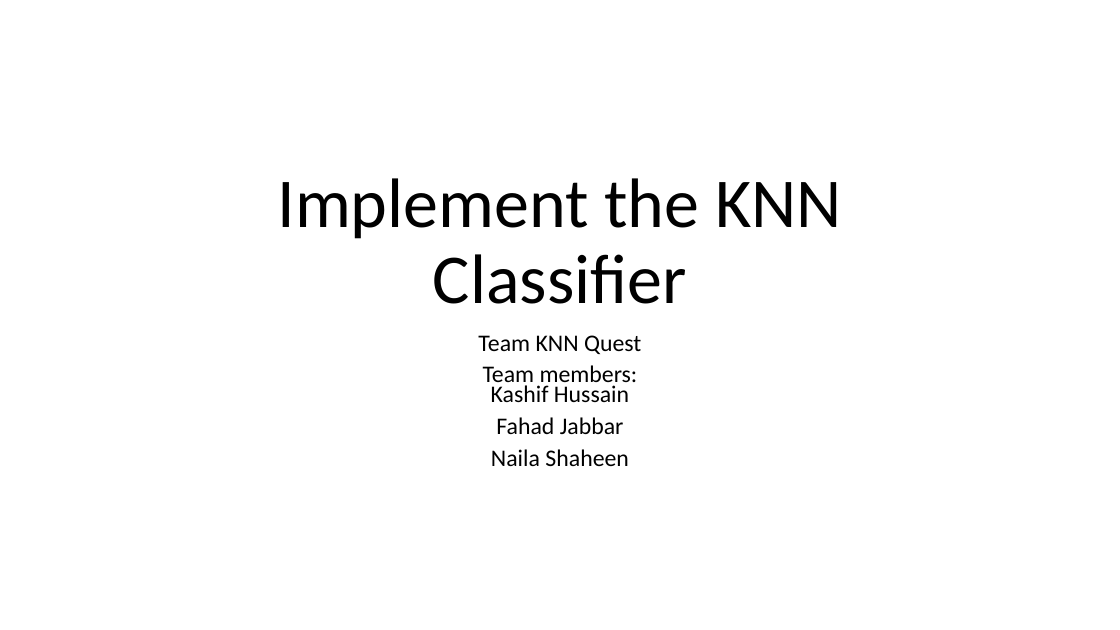
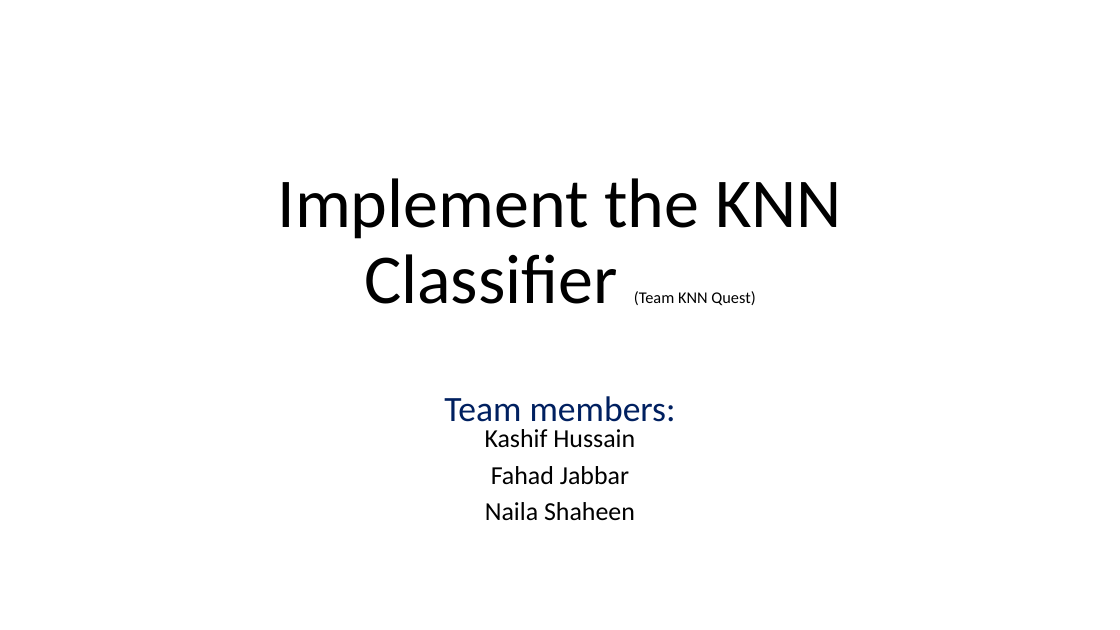
Before and after one commit to Fahad-Jabbar/neocortexapi, a slide deck: slide 1 of source/MySEProject/Documentation/Implement_the_KNN__Classifier_KNN_Quest.pptx. Drawn at 1120x630 pixels with LibreOffice and Linux fonts; fonts in the diff are those of the drawing. Boxes give left, top, right and bottom in pixels: in the first picture for what was removed or moved away, otherwise in the second. Text is boxed around its words. In the diff, an @@ line names an element or a change of style, - is before the commit and + after.

Commit message:
Adding group members details

```diff
--- a/source/MySEProject/Documentation/Implement_the_KNN__Classifier_KNN_Quest.pptx
+++ b/source/MySEProject/Documentation/Implement_the_KNN__Classifier_KNN_Quest.pptx
@@ title at bbox=[277, 178, 842, 306]: text changed @@
-Implement the KNN Classifier
+Implement the KNN Classifier (Team KNN Quest)
@@ subtitle at bbox=[478, 335, 641, 354]: paragraph removed @@
-Team KNN Quest
@@ subtitle "Team members: Kashif Hussain": place and size @@
-subtitle "Team members: Kashif Hussain" at bbox=[478, 335, 641, 466]
+subtitle "Team members: Kashif Hussain" at bbox=[444, 396, 676, 521]
@@ subtitle "Team members: Kashif Hussain" at bbox=[444, 396, 676, 521]: size 20.4 to 30.5 pt, text colour #000000 to #002060 in "Team members:"; size 20.4 to 22.2 pt in "Kashif Hussain", "Fahad Jabbar", "Naila Shaheen"; line spacing 0.7 to 0.8 @@
```
